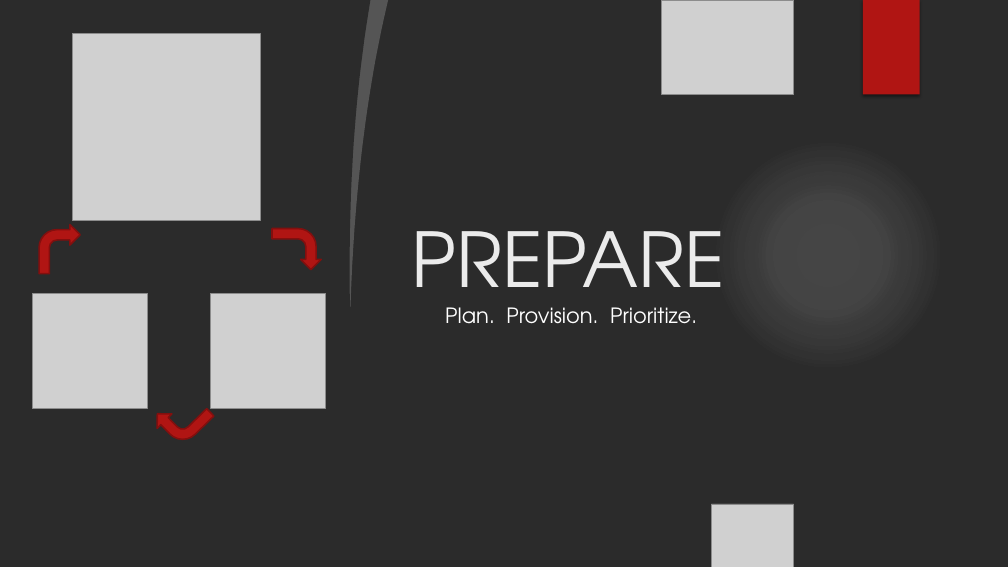
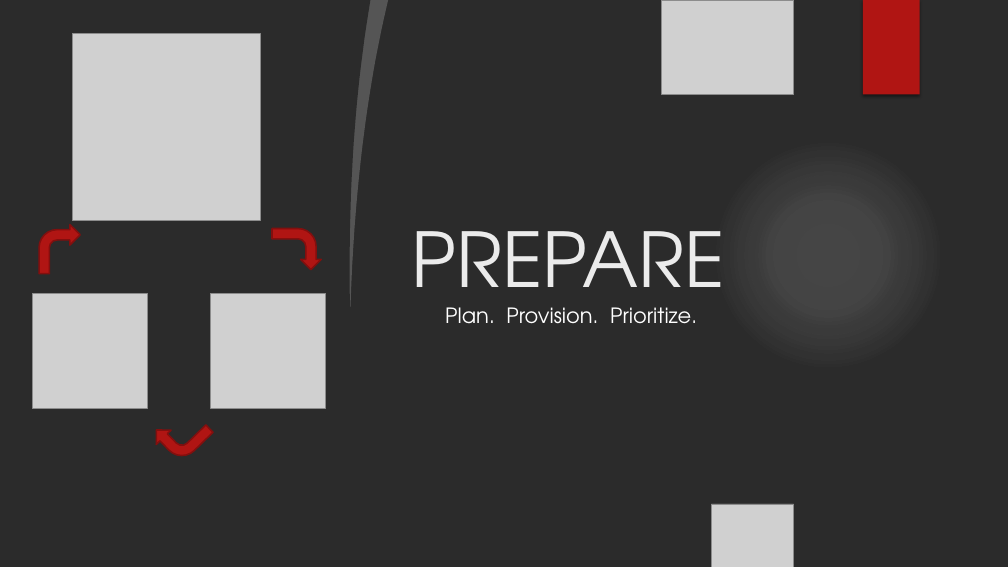
Before and after one commit to brystmar/prepare, a slide deck: slide 1 of presentation/AngelHack 2019 Slides.pptx. Drawn at 1008x567 pixels with LibreOffice and Linux fonts; fonts in the diff are those of the drawing; grey boxes stand for pictures; background and template pictures are left out; a plain dark background stands for a picture behind light text. Boxes give left, top, right and bottom in pixels: in the first picture for what was removed or moved away, otherwise in the second. Text is boxed around its words. In the diff, an @@ line names an element or a change of style, - is before the commit and + after.

```diff
--- a/presentation/AngelHack 2019 Slides.pptx
+++ b/presentation/AngelHack 2019 Slides.pptx
@@ bent arrow: place and size @@
-bent arrow at [150, 387, 213, 450]
+bent arrow at [149, 403, 213, 466]
```
Also in this commit, not shown: 1 other slide changed.
